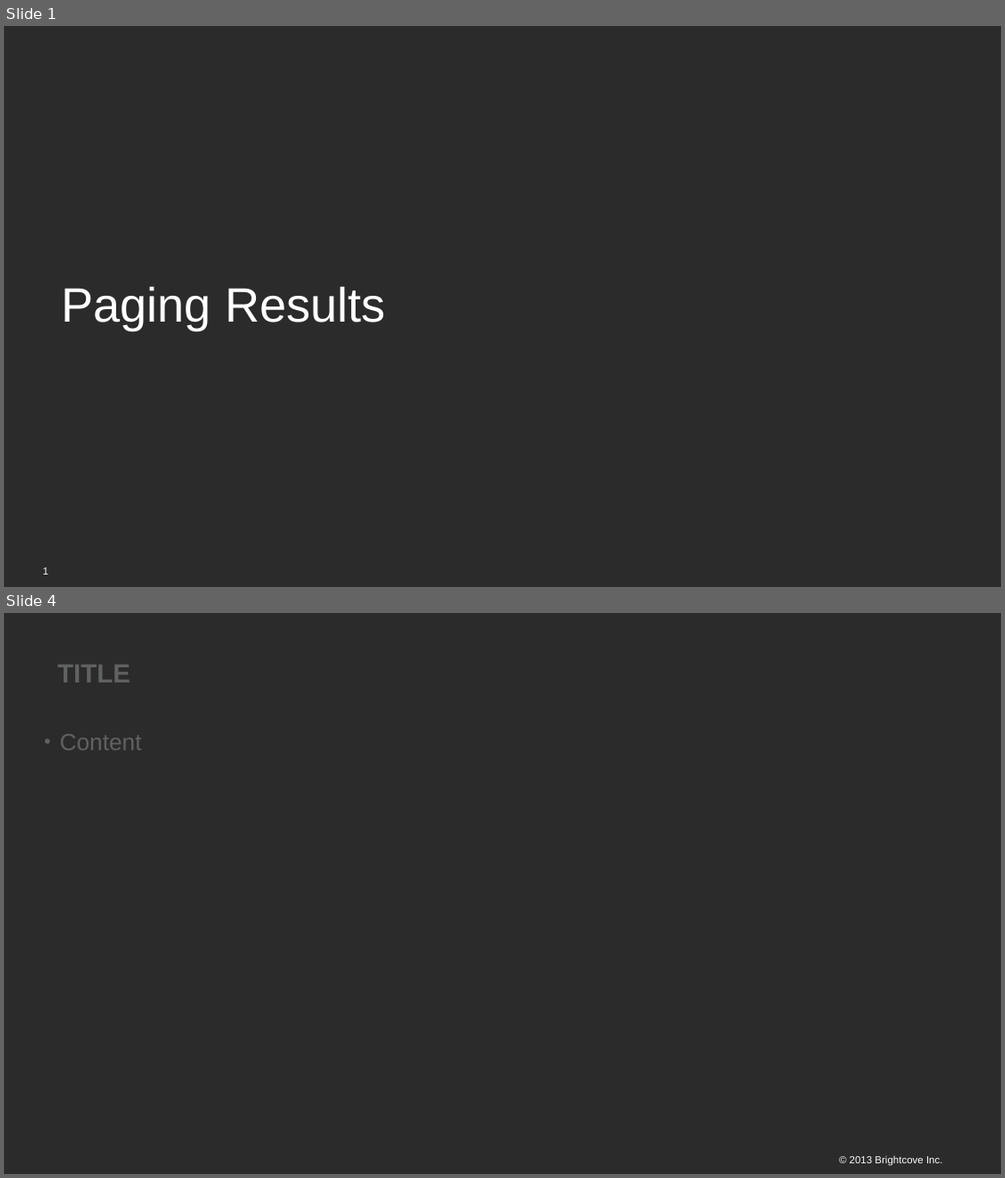
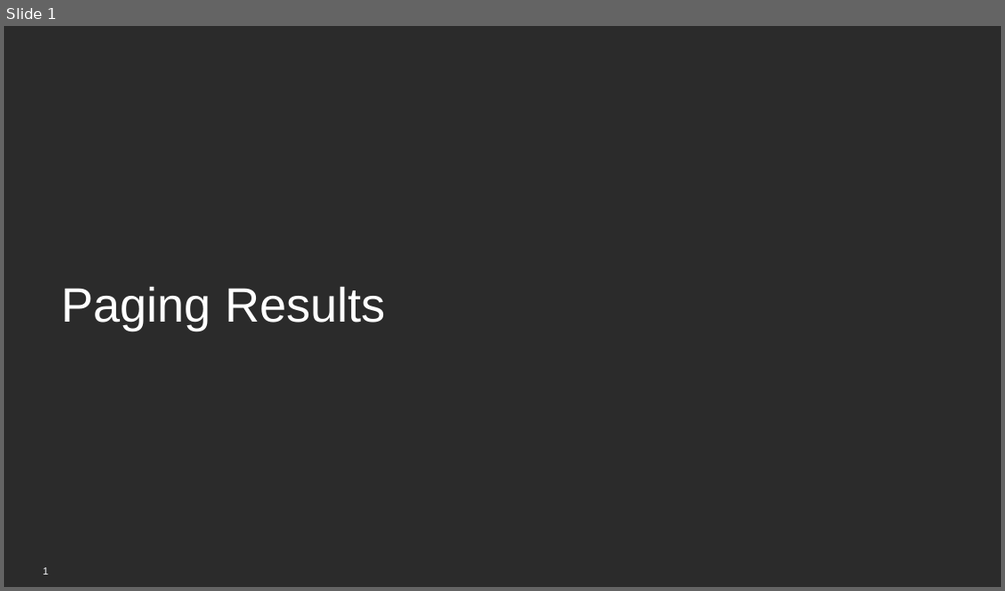
Before and after one commit to BrightcoveLearning/VideoCloudMediaAPI, a slide deck: VideoSessionsMaterials/paging-results.pptx. Shown one above the other, each under a label of ours: slides 1 and 4 before the commit, slide 1 after it; the slides between them are not shown. The pictures are 1005x1178 and 1005x591 pixels, drawn with LibreOffice and Linux fonts; fonts in the diff are those of the drawing; background and template pictures are left out; a plain dark background stands for a picture behind light text. Boxes give left, top, right and bottom in pixels: in the first picture for what was removed or moved away, otherwise in the second. Text is boxed around its words. In the diff, an @@ line names an element or a change of style, - is before the commit and + after.

```diff
--- a/VideoSessionsMaterials/paging-results.pptx
+++ b/VideoSessionsMaterials/paging-results.pptx
@@ slide 4 removed at box(4, 613, 1001, 1174), background picture (left out) @@
@@ title removed at box(57, 665, 130, 682) @@
-TITLE
@@ text removed at box(60, 734, 142, 750) @@
-• Content
@@ text removed at box(850, 1156, 943, 1166) @@
-© 2013 Brightcove Inc.
```
Also in this commit, not shown: 2 slides changed, 3 other slides removed.
